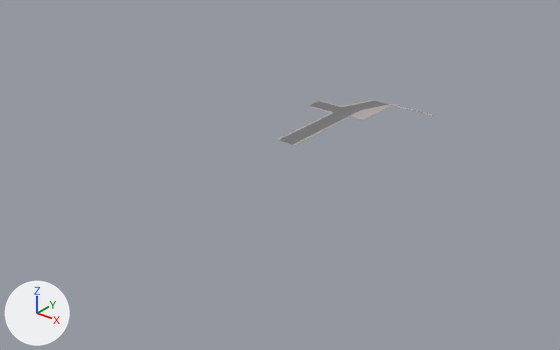
One commit to the Blender file 3D-Assets/Buildings/Road/Road.blend: the scene before it, then after it.
Rendered twice from a camera (50 mm lens) standing at (238.0, -298.0, 162.0) and looking at (5.0, -6.0, -18.0). Arrows for +X, +Y and +Z are at lower left; the lights stay in place.
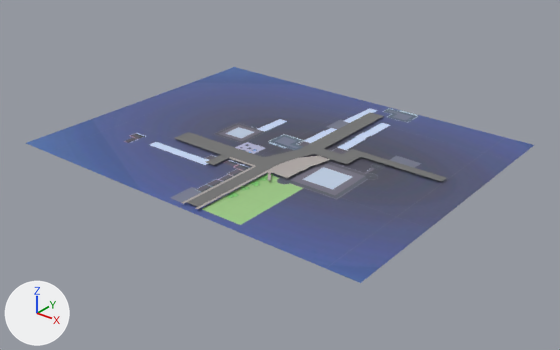
Commit message: working on road

Boxes (x1, y1, x2, y2) around the edits, measured in the pictures (560 x 350 px):
'Plane.003', added (blue)
    after: (26, 67, 534, 283)
'Cube', reshaped, moved, rescaled (150% wider, 111% taller)
    before: (280, 101, 388, 145)
    after: (174, 113, 446, 207)
'Gehsteig.001', added
    after: (195, 156, 330, 209)
'Plane', deleted
    before: (293, 104, 433, 145)
'Gehsteig', moved
    before: (277, 106, 333, 140)
    after: (182, 157, 256, 204)
'Plane.001', deleted
    before: (320, 100, 374, 107)

The change, as a list of edits to the scene's bpy script:
```text
Add img_scene_von_oben_jpg:
    img_scene_von_oben_jpg = load_image('Scene von Oben.JPG', 'Scene von Oben.JPG', 1065, 845, 'sRGB')
Add mat_gehsteig_001:
    mat_gehsteig_001 = principled_material('Gehsteig.001')
    mat_gehsteig_001.base_color = (0.448, 0.407, 0.395)  # grey #b3aba9
    mat_gehsteig_001.roughness = 1.0
Add mat_material:
    mat_material = principled_material('Material')
    mat_material.texture = img_scene_von_oben_jpg
Change me_cube_002:
    used by ob_cube; location = (0.0, 45.0, -2.1)
    remove me_cube_002.from_pydata(...)  # 40 vertices, 33 faces; spans x -17.8..18.5, y -46.0..36.5, z 0.9..1.0
    add me_cube_002.from_pydata(...)  # 80 vertices, 73 faces; spans x -54.9..83.4, y -57.2..123.5, z 0.9..1.0
    me_cube_002 part 1
    32 vertices are removed from x -17.8..18.5, y -46.0..36.5, z 0.9..1.0
    33 faces are deleted
    64 vertices are added at x -54.9..83.4, y -57.2..123.5, z 0.9..1.0
    8 new vertices lie (8.8, 0.0, 0.0) away from vertices in x 28.4, y 40.2..61.8, z 1.0
    73 new faces join them
Add me_cube_003:
    me_cube_003.from_pydata(...)  # 89 vertices, 68 faces; spans x -1.1..15.8, y -1.0..79.5, z -1.0..-0.9
    me_cube_003.materials.append(mat_gehsteig_001)  # grey #b3aba9
Add me_plane_003:
    me_plane_003.from_pydata(...)  # 4 vertices, 1 face; spans x -1.0..1.0, y -1.0..1.0, z 0.0
    me_plane_003.materials.append(mat_material)  # picture img_scene_von_oben_jpg
Change ob_gehsteig:
    ob_gehsteig.location: (0.0, 0.0, -0.1) -> (9.6, -80.9, -1.8)
Change ob_cube:
    ob_cube.location: (0.0, 45.0, -2.1) -> (6.9, -33.3, -3.8)
    ob_cube.scale: (1.0, 1.0, 1.0) -> (1.0, 0.814, 1.0)
Remove ob_plane:
    ob_plane = bpy.data.objects.new('Plane', me_plane)
    ob_plane.location = (11.0, 0.0, -1.1)
Remove ob_plane_001:
    ob_plane_001 = bpy.data.objects.new('Plane.001', me_plane_001)
    ob_plane_001.location = (-16.8, 60.5, -1.2)
    ob_plane_001.rotation_euler = (0.0, 0.0, -1.564)  # degrees (0, 0, -90)
Add ob_gehsteig_001:
    ob_gehsteig_001 = bpy.data.objects.new('Gehsteig.001', me_cube_003)
    ob_gehsteig_001.location = (18.5, -80.9, -1.6)
Add ob_plane_003:
    ob_plane_003 = bpy.data.objects.new('Plane.003', me_plane_003)
    ob_plane_003.location = (0.0, 0.0, -3.9)
    ob_plane_003.scale = (107.0, 84.0, 84.0)
```
